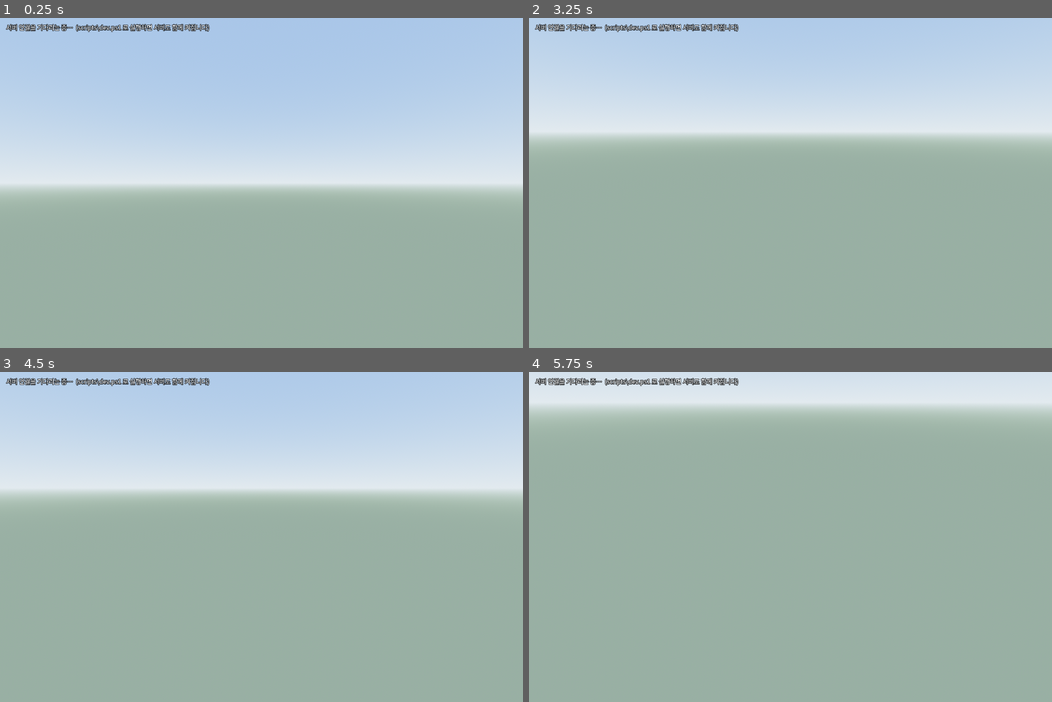
Above: before the commit, frames 1-4 (two rows, left to right).
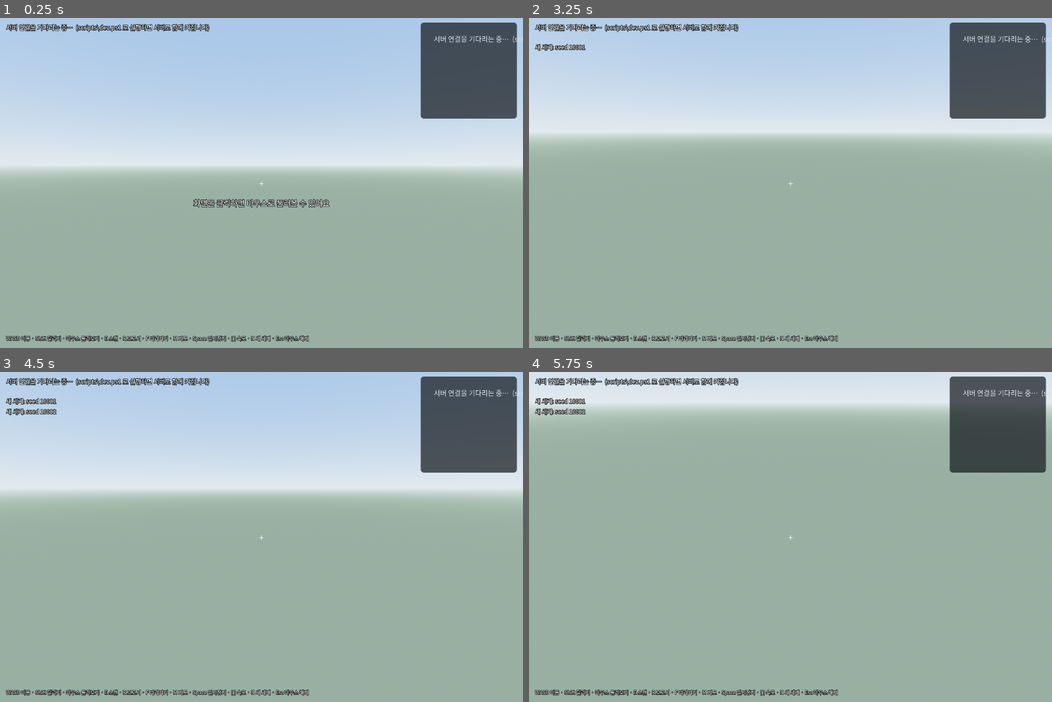
Above: after the commit, the same moments.

Repository: jngbnss/paleosphere-ai
Game: Godot game, scene res://scenes/explore3d.tscn
The game is run twice, just before and just after one commit, with the same random seed, the same clock (stepped at 60 frames per second) and the same inputs. This scene is started directly instead of the project's main scene.
Inputs (mouse positions are in pixels of both pictures, inside the frame that each line leads up to):
- Up to frame 1 (0.25 s): no input
- Up to frame 2 (3.25 s): tap Enter at 0.5, 2 s; move the mouse to (905, 166) at 0.52 s; hold D 0.53-1.28 s; tap E at 0.6 s; click (905, 166) at 0.67 s; tap Space at 0.77, 1.07, 1.25, 1.52, 1.82, 2.75, 3.02 s; tap R at 0.8, 1.35 s; move the mouse to (764, 183) at 1.27 s; hold W from 1.28 s (still down); click (764, 183) at 1.42 s; tap F at 1.55, 2.1 s; move the mouse to (800, 176) at 2.02 s; click (800, 176) at 2.17 s; tap M at 2.3, 2.85 s; move the mouse to (785, 189) at 2.77 s; click (785, 189) at 2.92 s; tap N at 3.05 s
- Up to frame 3 (4.5 s): tap Space at 3.32, 3.77, 3.8, 4.07, 4.35 s; tap Enter at 3.5 s; move the mouse to (298, 540) at 3.52 s; tap N at 3.6 s; click (298, 540) at 3.67 s; tap Escape at 4.15 s; move the mouse to (104, 487) at 4.27 s; release W at 4.28 s; hold A from 4.28 s (still down); click (104, 487) at 4.42 s
- Up to frame 4 (5.75 s): tap Space at 4.52, 4.82, 5 s; tap E at 4.55, 5.1 s; move the mouse to (795, 537) at 5.02 s; release A at 5.03 s; hold W from 5.03 s (still down); click (795, 537) at 5.17 s; tap R at 5.3 s

The runs differ from the first frame. In frame 1, 13% of the frame differs, in the area x 0-100%, y 1-99%; in frame 2, 6.2%; in frame 3, 6.3%; in frame 4, 6.3%.
Error after the commit: Out of bounds get index '0' (on base: 'Array') (res://scripts/explore3d.gd:302)

Commit message:
feat(godot): 3D 1인칭 탐험 — 조준 정보·스캔·보고서·미니맵·따라가기 (9.2)
Co-Authored-By: Claude Opus 5.5 <noreply@anthropic.com>

Diff:
--- a/godot/scripts/explore3d.gd
+++ b/godot/scripts/explore3d.gd
@@ -5,7 +5,10 @@
 ##   godot --path godot res://scenes/explore3d.tscn
 ##   godot --path godot res://scenes/explore3d.tscn -- --server=ws://host:port/ws/sim
 ##   godot --headless --path godot res://scenes/explore3d.tscn -- --smoke [--screenshot=a.png]
+##       [--report-out=r.md] [--closeup=predator:8] [--follow]   # autopilot walk, scans, report
 ## The 2D observer stays the project's main scene (res://scenes/main.tscn).
+## Keys: WASD walk · Shift run · mouse look · E scan · R report · F follow the dino in the
+## crosshair · M map · Space pause · [ ] speed · N new world · Esc frees the mouse.
 
 const S := SimWorld3D.S
 const WALK := 4.5  # m/s
@@ -13,22 +16,55 @@
 const EYE := 1.7
 const MOUSE_SENS := 0.0025
 const SEND_INTERVAL := 0.1
-const DEFAULT_TPS := 5.0
+const SPEEDS := [1.0, 2.0, 3.0, 5.0, 8.0, 12.0, 20.0]  # ticks per second
+const LOOK_RANGE := 90.0  # metres
+const LABEL_SEC := 5.0  # scanned dinos keep their label this long
+const FOLLOW_DIST := 11.0
+const FOLLOW_HEIGHT := 4.5
+const BAR_COLORS := {
+	"health": Color("4f9a53"), "energy": Color("d6a03a"),
+	"hunger": Color("c4472f"), "thirst": Color("5aa0c8"),
+}
+const BAR_NAMES := {"health": "체력", "energy": "에너지", "hunger": "배고픔", "thirst": "갈증"}
+const CAUSES := {
+	"predation": "사냥당함", "starvation": "굶주림", "dehydration": "탈수",
+	"exhaustion": "탈진", "old_age": "노화",
+}
+const HELP := "WASD 이동 · Shift 달리기 · 마우스 둘러보기 · E 스캔 · R 보고서 · F 따라가기 · M 지도 · " \
+	+ "Space 일시정지 · [ ] 속도 · N 새 세계 · Esc 마우스 해제"
 
 var client: SimClient
 var world: SimWorld3D
 var player: Node3D
 var camera: Camera3D
+var explorer: Explorer  # minimap state (position, radii, scan highlight)
 var font: Font
-var hud: CanvasLayer
+
 var status_label: Label
+var hint_label: Label
+var info_panel: PanelContainer
+var info_title: Label
+var info_detail: Label
+var bars: Dictionary = {}
+var toast_box: VBoxContainer
+var map_panel: PanelContainer
+var minimap: WorldView
+var report_dialog: AcceptDialog
+var report_text: TextEdit
+var scan_ring: MeshInstance3D
+var _ring_mat: StandardMaterial3D
+var _ring_age := 99.0
+var _ring_radius := 24.0
 
 var last_snapshot: Dictionary = {}
 var policies: Array = []
 var herbivore_policies: Array = []
 var world_seed := 10000
-var tps := DEFAULT_TPS
+var speed_index := 3
 var paused := false
+var target_id := ""
+var follow_id := ""
+var _scanned: Dictionary = {}  # agent_id -> seconds since scan
 var _pitch := -0.08
 var _since_send := 0.0
 var _moved := false
@@ -37,8 +73,12 @@
 
 var smoke_mode := false
 var screenshot_path := ""
-var _smoke_deadline := 120.0
+var _report_out := ""
+var _smoke_deadline := 150.0
 var _smoke_done := false
+var _next_scan_tick := 40
+var _report_requested := false
+var _scans := 0
 
 
 func _ready() -> void:
@@ -50,6 +90,8 @@
 			smoke_mode = true
 		elif arg.begins_with("--seed="):
 			world_seed = int(arg.trim_prefix("--seed="))
+		elif arg.begins_with("--report-out="):
+			_report_out = arg.trim_prefix("--report-out=")
 	font = SystemFont.new()
 	font.font_names = PackedStringArray(
 		["Malgun Gothic", "Apple SD Gothic Neo", "Noto Sans CJK KR", "Noto Sans KR", "sans-serif"])
@@ -66,6 +108,9 @@
 	camera.far = 600.0
 	player.add_child(camera)
 	camera.make_current()
+	explorer = Explorer.new()
+	add_child(explorer)
+	_build_scan_ring()
 	_build_hud()
 
 	client = SimClient.new()
@@ -77,13 +122,16 @@
 	client.disconnected.connect(func() -> void: _set_status("서버 연결 끊김, 재연결 중…  (scripts\\dev.ps1)"))
 	client.hello_received.connect(_on_hello)
 	client.snapshot_received.connect(_on_snapshot)
-	client.error_received.connect(func(m: String) -> void: _set_status("서버 오류: " + m))
+	client.error_received.connect(func(m: String) -> void: _toast("서버 오류: " + m, Color("e07a5f")))
+	client.scan_received.connect(_on_scan)
+	client.report_received.connect(_on_report)
 	client.connect_to_server()
 	_set_status("서버 연결을 기다리는 중…  (scripts\\dev.ps1 로 실행하면 서버도 함께 켜집니다)")
 
 
+# ---------------------------------------------------------------------------- HUD
 func _build_hud() -> void:
-	hud = CanvasLayer.new()
+	var hud := CanvasLayer.new()
 	add_child(hud)
 	var th := Theme.new()
 	th.default_font = font
@@ -93,15 +141,148 @@
 	root.set_anchors_preset(Control.PRESET_FULL_RECT)
 	root.mouse_filter = Control.MOUSE_FILTER_IGNORE
 	hud.add_child(root)
-	status_label = Label.new()
+
+	status_label = _outlined(16)
 	status_label.position = Vector2(16, 12)
-	status_label.add_theme_color_override("font_outline_color", Color(0, 0, 0, 0.8))
-	status_label.add_theme_constant_override("outline_size", 6)
 	root.add_child(status_label)
+
+	var help := _outlined(13)
+	help.text = HELP
+	_place(help, Control.PRESET_BOTTOM_LEFT, Vector2(16, -12))
+	help.modulate = Color(1, 1, 1, 0.85)
+	root.add_child(help)
+
+	hint_label = _outlined(20)
+	_place(hint_label, Control.PRESET_CENTER, Vector2(0, 48))
+	hint_label.horizontal_alignment = HORIZONTAL_ALIGNMENT_CENTER
+	hint_label.grow_horizontal = Control.GROW_DIRECTION_BOTH
+	root.add_child(hint_label)
+
+	var cross := Label.new()
+	cross.text = "+"
+	cross.add_theme_font_size_override("font_size", 22)
+	_place(cross, Control.PRESET_CENTER, Vector2.ZERO)
+	cross.horizontal_alignment = HORIZONTAL_ALIGNMENT_CENTER
+	cross.vertical_alignment = VERTICAL_ALIGNMENT_CENTER
+	cross.grow_horizontal = Control.GROW_DIRECTION_BOTH
+	cross.grow_vertical = Control.GROW_DIRECTION_BOTH
+	cross.modulate = Color(1, 1, 1, 0.8)
+	root.add_child(cross)
+
+	info_panel = PanelContainer.new()
+	info_panel.add_theme_stylebox_override("panel", _panel_style())
+	_place(info_panel, Control.PRESET_CENTER_BOTTOM, Vector2(0, -44))
+	info_panel.grow_horizontal = Control.GROW_DIRECTION_BOTH
+	info_panel.grow_vertical = Control.GROW_DIRECTION_BEGIN
+	info_panel.custom_minimum_size = Vector2(420, 0)
+	info_panel.visible = false
+	root.add_child(info_panel)
+	var info_box := VBoxContainer.new()
+	info_panel.add_child(info_box)
+	info_title = Label.new()
+	info_title.add_theme_font_size_override("font_size", 18)
+	info_box.add_child(info_title)
+	info_detail = Label.new()
+	info_detail.add_theme_font_size_override("font_size", 14)
+	info_box.add_child(info_detail)
+	for key in ["health", "energy", "hunger", "thirst"]:
+		var row := HBoxContainer.new()
+		var name_label := Label.new()
+		name_label.text = BAR_NAMES[key]
+		name_label.custom_minimum_size = Vector2(60, 0)
+		name_label.add_theme_font_size_override("font_size", 13)
+		row.add_child(name_label)
+		var bar := ProgressBar.new()
+		bar.max_value = 100.0
+		bar.show_percentage = false
+		bar.custom_minimum_size = Vector2(300, 12)
+		bar.size_flags_vertical = Control.SIZE_SHRINK_CENTER
+		var fill := StyleBoxFlat.new()
+		fill.bg_color = BAR_COLORS[key]
+		bar.add_theme_stylebox_override("fill", fill)
+		row.add_child(bar)
+		info_box.add_child(row)
+		bars[key] = bar
+
+	toast_box = VBoxContainer.new()
+	toast_box.position = Vector2(16, 64)
+	toast_box.mouse_filter = Control.MOUSE_FILTER_IGNORE
+	root.add_child(toast_box)
+
+	map_panel = PanelContainer.new()
+	map_panel.add_theme_stylebox_override("panel", _panel_style())
+	_place(map_panel, Control.PRESET_TOP_RIGHT, Vector2(-16, 12))
+	map_panel.grow_horizontal = Control.GROW_DIRECTION_BEGIN
+	root.add_child(map_panel)
+	minimap = WorldView.new()
+	minimap.custom_minimum_size = Vector2(230, 230)
+	minimap.mouse_filter = Control.MOUSE_FILTER_IGNORE
+	minimap.show_vision = false
+	minimap.selected_id = ""
+	minimap.explorer = explorer
+	map_panel.add_child(minimap)
+
+	report_dialog = AcceptDialog.new()
+	report_dialog.title = "현장 보고서"
+	report_dialog.size = Vector2i(760, 620)
+	report_text = TextEdit.new()
+	report_text.editable = false
+	report_text.wrap_mode = TextEdit.LINE_WRAPPING_BOUNDARY
+	report_dialog.add_child(report_text)
+	report_dialog.theme = th
+	add_child(report_dialog)
+
+
+func _outlined(size: int) -> Label:
+	var l := Label.new()
+	l.add_theme_font_size_override("font_size", size)
+	l.add_theme_color_override("font_outline_color", Color(0, 0, 0, 0.85))
+	l.add_theme_constant_override("outline_size", 6)
+	l.mouse_filter = Control.MOUSE_FILTER_IGNORE
+	return l
+
+
+func _panel_style() -> StyleBoxFlat:
+	var sb := StyleBoxFlat.new()
+	sb.bg_color = Color(0.08, 0.1, 0.12, 0.72)
+	sb.set_corner_radius_all(8)
+	sb.set_content_margin_all(10)
+	return sb
+
+
+func _build_scan_ring() -> void:
+	var torus := TorusMesh.new()
+	torus.inner_radius = 0.96
+	torus.outer_radius = 1.0
+	torus.rings = 64
+	torus.ring_segments = 4
+	_ring_mat = StandardMaterial3D.new()
+	_ring_mat.shading_mode = BaseMaterial3D.SHADING_MODE_UNSHADED
+	_ring_mat.transparency = BaseMaterial3D.TRANSPARENCY_ALPHA
+	_ring_mat.albedo_color = Color(0.45, 0.75, 1.0, 0.0)
+	scan_ring = MeshInstance3D.new()
+	scan_ring.mesh = torus
+	scan_ring.material_override = _ring_mat
+	scan_ring.cast_shadow = GeometryInstance3D.SHADOW_CASTING_SETTING_OFF
+	scan_ring.visible = false
+	add_child(scan_ring)
 
 
 func _set_status(text: String) -> void:
 	status_label.text = text
+
+
+func _toast(text: String, color := Color.WHITE) -> void:
+	var l := _outlined(15)
+	l.text = text
+	l.modulate = color
+	toast_box.add_child(l)
+	while toast_box.get_child_count() > 6:
+		toast_box.get_child(0).free()
+	var tw := create_tween()
+	tw.tween_interval(5.0)
+	tw.tween_property(l, "modulate:a", 0.0, 1.0)
+	tw.tween_callback(l.queue_free)
 
 
 # ------------------------------------------------------------------------- server
@@ -115,6 +296,9 @@
 	_needs_spawn = true
 	_done_wait = 0.0
 	paused = false
+	follow_id = ""
+	target_id = ""
+	_scanned.clear()
 	client.send_command({
 		"type": "start",
 		"seed": world_seed,
@@ -122,23 +306,101 @@
 		"predator_policy": "ppo" if "ppo" in policies else String(policies[0]),
 		"herbivore_policy": "herd-v1" if "herd-v1" in herbivore_policies else "rule",
 		"explorer": true,
-		"ticks_per_second": 60.0 if smoke_mode else tps,
+		"ticks_per_second": 60.0 if smoke_mode else float(SPEEDS[speed_index]),
 	})
 
 
 func _on_snapshot(s: Dictionary) -> void:
 	last_snapshot = s
 	world.set_snapshot(s)
+	minimap.set_snapshot(s, 1.0 / maxf(float(s["ticks_per_second"]), 0.1))
 	var ex: Variant = s.get("explorer")
-	if _needs_spawn and ex != null:
-		_needs_spawn = false
-		player.position = Vector3(float(ex["position"][0]) * S, 0, float(ex["position"][1]) * S)
+	if ex != null:
+		explorer.active = true
+		explorer.map_size = float(s["map_size"])
+		explorer.scan_radius = float(ex["scan_radius"])
+		explorer.view_radius = float(ex["view_radius"])
+		if _needs_spawn:
+			_needs_spawn = false
+			player.position = Vector3(float(ex["position"][0]) * S, 0, float(ex["position"][1]) * S)
+	_witness(s)
 	var m: Dictionary = s["metrics"]
-	_set_status("tick %d  ·  %s  ·  초식 %d  ·  포식자 %d  ·  사냥 %d  ·  출생 %d" % [
-		int(s["tick"]), "밤" if s["is_night"] else "낮", int(m["herbivores_alive"]),
-		int(m.get("predators_alive", 1)), int(m["kills"]), int(m.get("births", 0))])
-	if smoke_mode and not _smoke_done and int(s["tick"]) >= 300:
-		_finish_smoke()
+	var exs := ""
+	if ex != null:
+		exs = "  ·  스캔 %d · 식별 %d · 탐사 %.0f%%" % [int(ex["scans"]), int(ex["identified"]),
+			float(ex["explored_fraction"]) * 100.0]
+	_set_status("seed %d · tick %d · %s · %s배속%s\n초식 %d · 포식자 %d · 사냥 %d · 출생 %d%s" % [
+		world_seed, int(s["tick"]), "밤" if s["is_night"] else "낮", _speed_text(),
+		"  (일시정지)" if paused else "", int(m["herbivores_alive"]),
+		int(m.get("predators_alive", 1)), int(m["kills"]), int(m.get("births", 0)), exs])
+	if smoke_mode:
+		_smoke_step(s)
+
+
+func _speed_text() -> String:
+	return str(snappedf(float(SPEEDS[speed_index]) / 5.0, 0.1))
+
+
+func _witness(s: Dictionary) -> void:
+	"""Toast events that happen within the researcher's view radius."""
+	var me := Vector2(player.position.x, player.position.z)
+	var reach := explorer.view_radius * S
+	for e in s["events"]:
+		var kind := String(e["kind"])
+		if kind not in ["kill", "birth", "death"]:
+			continue
+		var id := String(e["agent_id"])
+		if not world.states.has(id):
+			continue
+		var p := world.display_position(id)
+		if me.distance_to(Vector2(p.x, p.z)) > reach:
+			continue
+		match kind:
+			"kill":
+				_toast("사냥 목격: %s → %s" % [_name(id), _name(String(e["target_id"]))], Color("ff9b85"))
+			"birth":
+				_toast("출생: %s (부모 %s)" % [_name(String(e["target_id"])), _name(id)], Color("a8e6a1"))
+			"death":
+				var cause := String(e["data"].get("cause", ""))
+				if cause != "predation":
+					_toast("죽음: %s (%s)" % [_name(id), CAUSES.get(cause, cause)], Color("d9d9d9"))
+
+
+func _name(id: String) -> String:
+	var kind := "포식자" if id.begins_with("predator") else "초식"
+	return "%s %s" % [kind, id.get_slice("-", 1)]
+
+
+func _on_scan(scan: Dictionary) -> void:
+	var sightings: Array = scan["sightings"]
+	explorer.set_scan(sightings)
+	_scans += 1
+	var fresh := 0
+	for st in sightings:
+		_scanned[String(st["agent_id"])] = 0.0
+		if st["new"]:
+			fresh += 1
+	_ring_radius = float(scan["radius"]) * S
+	_ring_age = 0.0
+	scan_ring.visible = true
+	_toast("스캔: %d마리 (새로 식별 %d)" % [sightings.size(), fresh], Color("9fd3ff"))
+
+
+func _on_report(report: Dictionary) -> void:
+	var md := String(report["markdown"])
+	var path := _report_out
+	if path == "":
+		path = "user://field_report_%d_%d.md" % [world_seed, int(report["tick"])]
+	var f := FileAccess.open(path, FileAccess.WRITE)
+	if f != null:
+		f.store_string(md)
+		f.close()
+	if smoke_mode:
+		_finish_smoke(report)
+		return
+	Input.mouse_mode = Input.MOUSE_MODE_VISIBLE
+	report_text.text = md + "\n\n(저장: %s)" % ProjectSettings.globalize_path(path)
+	report_dialog.popup_centered()
 
 
 # --------------------------------------------------------------------------- input
@@ -146,21 +408,84 @@
 	if event is InputEventMouseMotion and Input.mouse_mode == Input.MOUSE_MODE_CAPTURED:
 		player.rotation.y -= event.relative.x * MOUSE_SENS
 		_pitch = clampf(_pitch - event.relative.y * MOUSE_SENS, -1.4, 1.4)
-		camera.rotation.x = _pitch
 	elif event is InputEventMouseButton and event.pressed:
 		Input.mouse_mode = Input.MOUSE_MODE_CAPTURED
 	elif event is InputEventKey and event.pressed and not event.echo:
-		if event.keycode == KEY_ESCAPE:
-			Input.mouse_mode = Input.MOUSE_MODE_VISIBLE
+		match event.keycode:
+			KEY_ESCAPE:
+				Input.mouse_mode = Input.MOUSE_MODE_VISIBLE
+			KEY_E:
+				client.send_command({"type": "scan"})
+			KEY_R:
+				client.send_command({"type": "report"})
+			KEY_F:
+				_toggle_follow()
+			KEY_M:
+				map_panel.visible = not map_panel.visible
+			KEY_SPACE:
+				paused = not paused
+				client.send_command({"type": "pause" if paused else "resume"})
+			KEY_BRACKETLEFT, KEY_BRACKETRIGHT:
+				var step := -1 if event.keycode == KEY_BRACKETLEFT else 1
+				speed_index = clampi(speed_index + step, 0, SPEEDS.size() - 1)
+				client.send_command({"type": "set_speed", "ticks_per_second": float(SPEEDS[speed_index])})
+				_toast("속도 %s배" % _speed_text())
+			KEY_N:
+				world_seed += 1
+				_toast("새 세계: seed %d" % world_seed)
+				_start()
+
+
+func _toggle_follow() -> void:
+	if follow_id != "":
+		_toast("따라가기 끝")
+		follow_id = ""
+		_pitch = -0.08
+	elif target_id != "":
+		follow_id = target_id
+		_pitch = 0.0
+		_toast("따라가기: %s  (F 또는 WASD로 해제)" % _name(follow_id))
 
 
 func _process(delta: float) -> void:
-	_walk(delta)
+	if follow_id != "" and (not world.dinos.has(follow_id) or _wasd()):
+		follow_id = ""
+		_pitch = -0.08
+	if follow_id != "":
+		_follow(delta)
+	else:
+		camera.position = Vector3(0, EYE, 0)
+		camera.rotation.x = _pitch
+		_walk(delta)
+	_send_position(delta)
+	_update_target()
+	_update_labels(delta)
+	_update_ring(delta)
+	explorer.position = Vector2(player.position.x, player.position.z) / S
+	explorer.last_scan_age += delta
+	minimap.selected_id = target_id
+	if Input.mouse_mode != Input.MOUSE_MODE_CAPTURED and not smoke_mode and not report_dialog.visible:
+		hint_label.text = "화면을 클릭하면 마우스로 둘러볼 수 있어요"
+	else:
+		hint_label.text = ""
+	if last_snapshot.get("done", false):
+		_done_wait += delta
+		if _done_wait > 4.0 and not smoke_mode:
+			world_seed += 1
+			_toast("세계가 끝났어요 — 새 세계 seed %d" % world_seed)
+			_start()
 	if smoke_mode and not _smoke_done:
 		_smoke_deadline -= delta
 		if _smoke_deadline <= 0.0:
-			print("3D SMOKE FAIL: no tick 300 (last=%s)" % last_snapshot.get("tick", "none"))
+			print("3D SMOKE FAIL: no report (tick=%s scans=%d)" % [last_snapshot.get("tick", "none"), _scans])
 			get_tree().quit(1)
+
+
+func _wasd() -> bool:
+	for k in [KEY_W, KEY_A, KEY_S, KEY_D, KEY_UP, KEY_DOWN, KEY_LEFT, KEY_RIGHT]:
+		if Input.is_key_pressed(k):
+			return true
+	return false
 
 
 func _walk(delta: float) -> void:
@@ -178,12 +503,21 @@
 		var step := player.global_transform.basis * dir.normalized() * speed * delta
 		step.y = 0.0
 		_move_to(player.position + step)
-	_since_send += delta
-	if _moved and _since_send >= SEND_INTERVAL:
-		_since_send = 0.0
-		_moved = false
-		client.send_command({"type": "explorer_move", "x": player.position.x / S,
-			"z": player.position.z / S})
+
+
+func _follow(delta: float) -> void:
+	"""Third person: orbit behind the followed dino; the mouse turns the orbit."""
+	var focus := world.display_position(follow_id)
+	var back := player.global_transform.basis.z
+	back.y = 0.0
+	var goal := focus + back.normalized() * FOLLOW_DIST
+	var size := world.map_size * S
+	goal.x = clampf(goal.x, -20.0, size + 20.0)
+	goal.z = clampf(goal.z, -20.0, size + 20.0)
+	player.position = player.position.lerp(Vector3(goal.x, 0, goal.z), 1.0 - exp(-5.0 * delta))
+	camera.position = Vector3(0, FOLLOW_HEIGHT, 0)
+	camera.rotation.x = -atan2(FOLLOW_HEIGHT - 2.0, FOLLOW_DIST) + _pitch
+	_moved = true
 
 
 func _move_to(p: Vector3) -> void:
@@ -198,25 +532,143 @@
 	_moved = true
 
 
+func _send_position(delta: float) -> void:
+	_since_send += delta
+	if _moved and _since_send >= SEND_INTERVAL:
+		_since_send = 0.0
+		_moved = false
+		var size := world.map_size
+		client.send_command({"type": "explorer_move",
+			"x": clampf(player.position.x / S, 0.0, size), "z": clampf(player.position.z / S, 0.0, size)})
+
+
+func _update_target() -> void:
+	"""The dino closest to the crosshair (within LOOK_RANGE) gets the info panel."""
+	var origin := camera.global_position
+	var forward := -camera.global_transform.basis.z
+	var best := ""
+	var best_score := 1.0
+	for id in world.dinos:
+		var centre := world.display_position(id) + Vector3(0, 1.6, 0)
+		var to := centre - origin
+		var dist := to.length()
+		if dist > LOOK_RANGE or dist < 0.5:
+			continue
+		var angle := forward.angle_to(to)
+		var score := angle / maxf(atan2(3.0, dist), deg_to_rad(2.5))
+		if score < best_score:
+			best_score = score
+			best = id
+	if follow_id != "":
+		best = follow_id
+	target_id = best
+	if best == "":
+		info_panel.visible = false
+		return
+	var d: Dictionary = world.states[best]
+	var p := world.display_position(best)
+	var dist_m := p.distance_to(Vector3(player.position.x, 0, player.position.z))
+	var gen := ""
+	if d.get("generation") != null:
+		var g := int(d["generation"])
+		gen = " · 초기 개체" if g == 0 else " · %d세대" % g
+		if d.get("parent_id") != null:
+			gen += " (부모 %s)" % _name(String(d["parent_id"]))
+	info_title.text = "%s%s" % [_name(best), "  [따라가는 중]" if best == follow_id else ""]
+	var state := String(d.get("status_label", ""))
+	if not d["alive"]:
+		state = "사망 — %s" % CAUSES.get(String(d.get("death_cause", "")), "")
+	info_detail.text = "%s · %.0fm · 나이 %d%s" % [state, dist_m, int(d["age"]), gen]
+	for key in bars:
+		bars[key].value = float(d[key])
+	info_panel.visible = true
+
+
+func _update_labels(delta: float) -> void:
+	for id in _scanned.keys():
+		_scanned[id] += delta
+		if _scanned[id] > LABEL_SEC:
+			_scanned.erase(id)
+	for id in world.dinos:
+		var m: DinoModel = world.dinos[id]
+		var show: bool = id == target_id or _scanned.has(id)
+		m.label.visible = show
+		if show:
+			var d: Dictionary = world.states[id]
+			m.label.text = "%s\n%s" % [_name(id), String(d.get("status_label", ""))]
+			m.label.modulate = Color("ffd7c9") if id.begins_with("predator") else Color("e6f2d0")
+
+
+func _update_ring(delta: float) -> void:
+	if not scan_ring.visible:
+		return
+	_ring_age += delta
+	var t := _ring_age / 0.8
+	if t >= 1.0:
+		scan_ring.visible = false
+		return
+	scan_ring.position = Vector3(player.position.x, 0.3, player.position.z)
+	scan_ring.scale = Vector3.ONE * maxf(_ring_radius * ease(t, 0.4), 0.1)
+	_ring_mat.albedo_color.a = 0.8 * (1.0 - t)
+
+
 # --------------------------------------------------------------------------- smoke
-func _finish_smoke() -> void:
+func _smoke_step(s: Dictionary) -> void:
+	"""Autopilot: walk toward the herd, scan every 40 ticks, ask for the report at tick 300."""
+	if _report_requested:
+		return
+	var herd := Vector3.ZERO
+	var n := 0
+	for id in world.states:
+		var d: Dictionary = world.states[id]
+		if d["alive"] and d["species"] == "herbivore":
+			herd += world.display_position(id)
+			n += 1
+	if n > 0:
+		herd /= n
+		var to := herd - player.position
+		to.y = 0.0
+		if to.length() > 14.0:
+			_move_to(player.position + to.normalized() * minf(RUN * 0.2, to.length() - 14.0))
+		player.look_at(Vector3(herd.x, 0, herd.z), Vector3.UP)
+		player.rotation.x = 0.0
+		player.rotation.z = 0.0
+	if int(s["tick"]) >= _next_scan_tick:
+		_next_scan_tick += 40
+		client.send_command({"type": "scan"})
+	if int(s["tick"]) >= 300 or s["done"]:
+		_report_requested = true
+		client.send_command({"type": "report"})
+
+
+func _finish_smoke(report: Dictionary) -> void:
 	_smoke_done = true
 	client.send_command({"type": "pause"})  # hold the frame still for the screenshot
 	_look_at_herd()
+	if "--follow" in OS.get_cmdline_user_args():  # third-person camera check
+		_update_target()
+		_toggle_follow()
+		for i in 90:
+			await get_tree().process_frame
+		if follow_id == "":
+			print("3D SMOKE FAIL: follow camera lost its target")
+			get_tree().quit(1)
+			return
 	if screenshot_path != "":
 		for i in 30:  # let models settle after the jump
 			await get_tree().process_frame
 		await RenderingServer.frame_post_draw
 		get_viewport().get_texture().get_image().save_png(screenshot_path)
-	print("3D SMOKE OK tick=%d dinos=%d models=%d plants=%d" % [
-		int(last_snapshot["tick"]), last_snapshot["dinos"].size(), world.dinos.size(),
-		last_snapshot["plants"].size()])
+	var st: Dictionary = report["stats"]
+	print("3D SMOKE OK tick=%d dinos=%d models=%d scans=%d identified=%s witnessed=%s target=%s" % [
+		int(report["tick"]), last_snapshot["dinos"].size(), world.dinos.size(), int(st["scans"]),
+		st["identified"], st["witnessed"], target_id if target_id != "" else "-"])
 	get_tree().quit(0)
 
 
 func _look_at_herd() -> void:
-	"""Smoke runs: stand near a live dino (`--closeup=<species>:<metres>`, default the herd
-	from 22 m), side-on, so the screenshot shows the models."""
+	"""Smoke screenshots: stand near a live dino (`--closeup=<species>:<metres>`, default the
+	herd from 22 m), side-on, so the screenshot shows the models."""
 	var species := "herbivore"
 	var dist := 22.0
 	var single := false
@@ -249,4 +701,11 @@
 	player.rotation.x = 0.0
 	player.rotation.z = 0.0
 	_pitch = -0.05
-	camera.rotation.x = _pitch
+
+
+func _place(c: Control, preset: Control.LayoutPreset, offset: Vector2) -> void:
+	c.set_anchors_and_offsets_preset(preset)
+	c.offset_left += offset.x
+	c.offset_right += offset.x
+	c.offset_top += offset.y
+	c.offset_bottom += offset.y
Not shown, changed: PLAN.md
